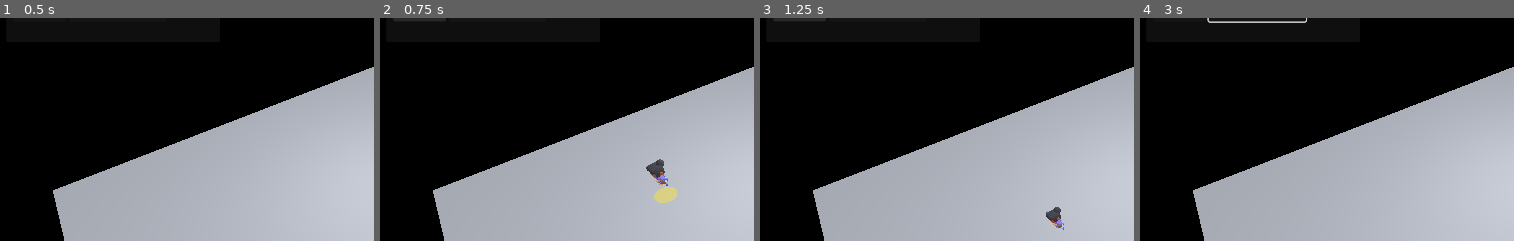
Above: before the commit, frames 1-4 (left to right).
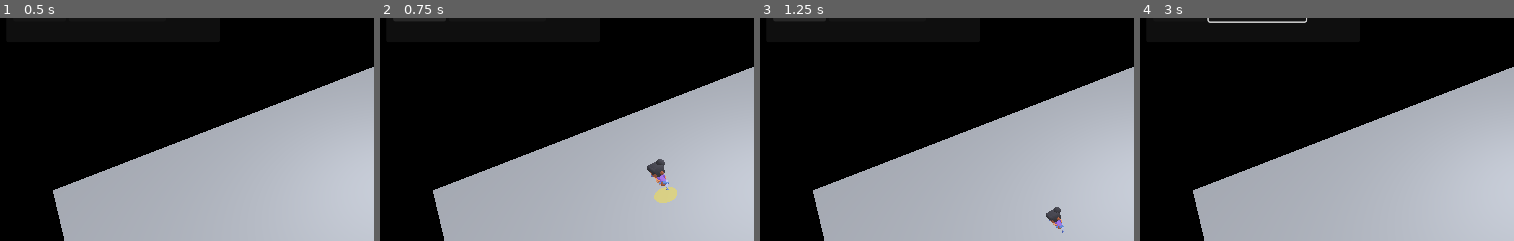
Above: after the commit, the same moments.

Repository: lemonhall/openagentic-sdk-gdscript
Game: Godot game, scene res://vr_offices/VrOffices.tscn
The game is run twice, just before and just after one commit, with the same random seed, the same clock (stepped at 60 frames per second) and the same inputs.
Inputs (mouse positions are % of the whole screen's width and height, from its top left):
- Up to frame 1 (0.5 s): no input
- Up to frame 2 (0.75 s): click "Add NPC" at 0.5 s
- Up to frame 3 (1.25 s): no input
- Up to frame 4 (3 s): click "Remove Selected" at 1.25 s; tap Enter at 2 s; move the mouse to (77, 45) at 2.02 s; hold Right (ui_right) 2.03-2.78 s; tap E at 2.1, 2.85 s; click (77, 45) at 2.17 s; tap Space at 2.75 s; move the mouse to (32, 55) at 2.77 s; hold Down (ui_down) from 2.78 s (still down)
The pictures show only the part of the screen within x 0-50%, y 11-61%; the shares and areas given below are measured in that part.

Frame 1 is identical in both runs. In frame 2, 0.1% of the frame differs, in the area x 71-78%, y 63-78%; in frame 3, less than 0.1%; in frame 4, nothing differs.

Commit message:
feat: autoplay Kenney NPC idle animation

Diff:
--- a/vr_offices/npc/Npc.gd
+++ b/vr_offices/npc/Npc.gd
@@ -32,6 +32,7 @@
 			var inst := (res as PackedScene).instantiate()
 			if inst != null:
 				model_root.add_child(inst)
+				_autoplay_animation(inst)
 				return
 
 	# Fallback: a simple capsule mesh so the scene still works without imported assets.
@@ -41,3 +42,33 @@
 	mesh.height = 1.1
 	mi.mesh = mesh
 	model_root.add_child(mi)
+
+func _autoplay_animation(root: Node) -> void:
+	# Kenney Mini Characters 1 includes animations embedded in the model files.
+	# Imported scenes usually contain an AnimationPlayer, but nothing plays by default.
+	var players := root.find_children("*", "AnimationPlayer", true, false)
+	if players.is_empty():
+		return
+
+	var ap := players[0] as AnimationPlayer
+	var anims := ap.get_animation_list()
+	if anims.is_empty():
+		return
+
+	var chosen := _pick_animation(anims)
+	ap.play(chosen)
+
+func _pick_animation(names: PackedStringArray) -> StringName:
+	var best_idle := ""
+	var best_walk := ""
+	for n in names:
+		var lower := String(n).to_lower()
+		if best_idle == "" and lower.find("idle") != -1:
+			best_idle = String(n)
+		if best_walk == "" and lower.find("walk") != -1:
+			best_walk = String(n)
+	if best_idle != "":
+		return StringName(best_idle)
+	if best_walk != "":
+		return StringName(best_walk)
+	return StringName(names[0])
Not shown, changed: docs/vr_offices/README.md
